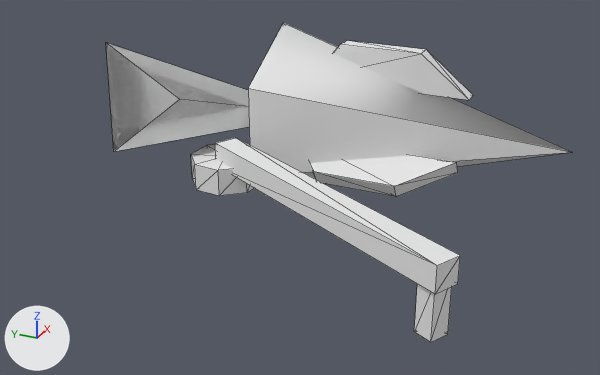
What one commit did to the OBJ model assets/meshes/hull_sarn_tender_frag_7.obj.
Both versions are drawn from a camera (50 mm lens) standing at (-2.067, -2.438, 1.389) and looking at (-0.319, -1.652, 0.515). Lighting does not change. The marker at lower left points along +X, +Y and +Z. The older version comes first. Mesh edges are drawn as thin lines. Where no turn or scale is listed for an object, it has been applied to the vertices.

Names of what the first picture shows: 'hull_sarn_tender_frag_7'.
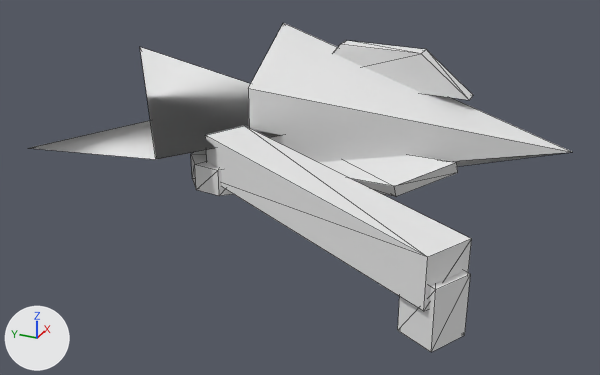
The newer file is also rescaled (x1.029), turned or shifted as a whole; pictures and numbers use the older file's frame.

Changed parts and their boxes (x1, y1, x2, y2) in the pictures (600 x 375 px; the box of a moved part takes in the faces that stretch with it):
'hull_sarn_tender_frag_7', reshaped (16% wider)
    before: (106, 23, 572, 342)
    after: (30, 23, 572, 352)
part 1 of me_hull_sarn_tender_frag_7, moved or reshaped
    before: (414, 284, 452, 342)
    after: (398, 271, 470, 352)
part 2 of me_hull_sarn_tender_frag_7, rebuilt (9% wider, 18% taller)
    before: (215, 138, 460, 294)
    after: (205, 126, 471, 311)
part 3 of me_hull_sarn_tender_frag_7, rebuilt
    before: (106, 43, 249, 152)
    after: (30, 47, 281, 159)

What the commit changed:
me_hull_sarn_tender_frag_7 is used by ob_hull_sarn_tender_frag_7; location (0.0, 0.0, 0.0).
me_hull_sarn_tender_frag_7 had 61 vertices, 94 faces and spanned x -0.684..0.022, y -2.265..-0.848, z 0.344..0.847.
me_hull_sarn_tender_frag_7 now has 62 vertices, 96 faces and spans x -0.709..0.022, y -2.265..-0.75, z 0.344..0.847.
me_hull_sarn_tender_frag_7 part 1: the loose piece of 8 vertices spanning x -0.673..-0.608, y -2.126..-2.06, z 0.401..0.546 is scaled about its middle by (2, 2, 1).
me_hull_sarn_tender_frag_7 part 2: the loose piece of 8 vertices spanning x -0.684..-0.241, y -2.137..-1.397, z 0.522..0.587 is rebuilt with 8 vertices and now spans x -0.709..-0.216, y -2.15..-1.384, z 0.494..0.615.
me_hull_sarn_tender_frag_7 part 3: the loose piece of 4 vertices spanning x -0.474..0.0, y -1.565..-0.848, z 0.596..0.726 is rebuilt with 5 vertices and now spans x -0.474..0.0, y -1.691..-0.75, z 0.465..0.726.
Other edits to the shape of me_hull_sarn_tender_frag_7 do not show in these pictures.
